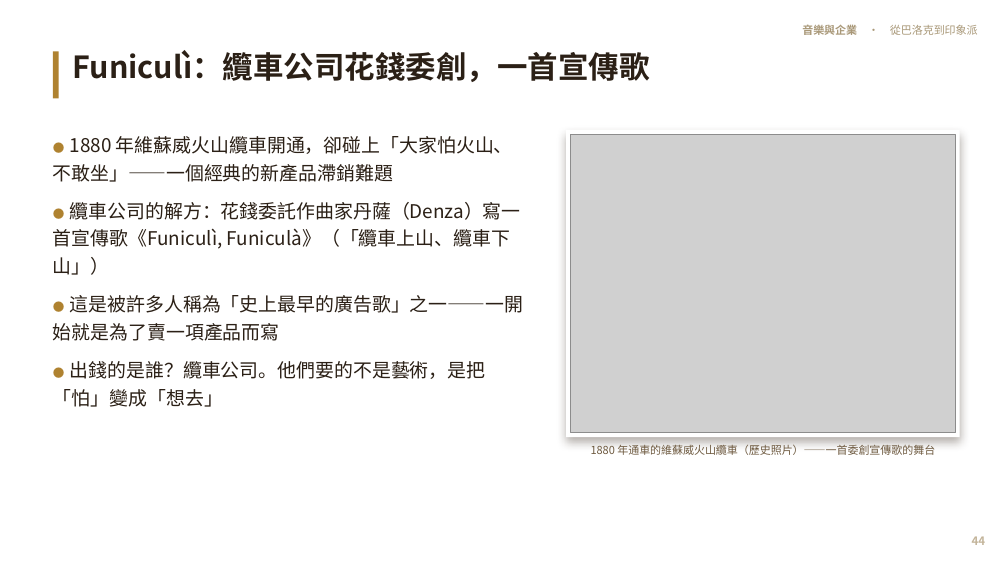
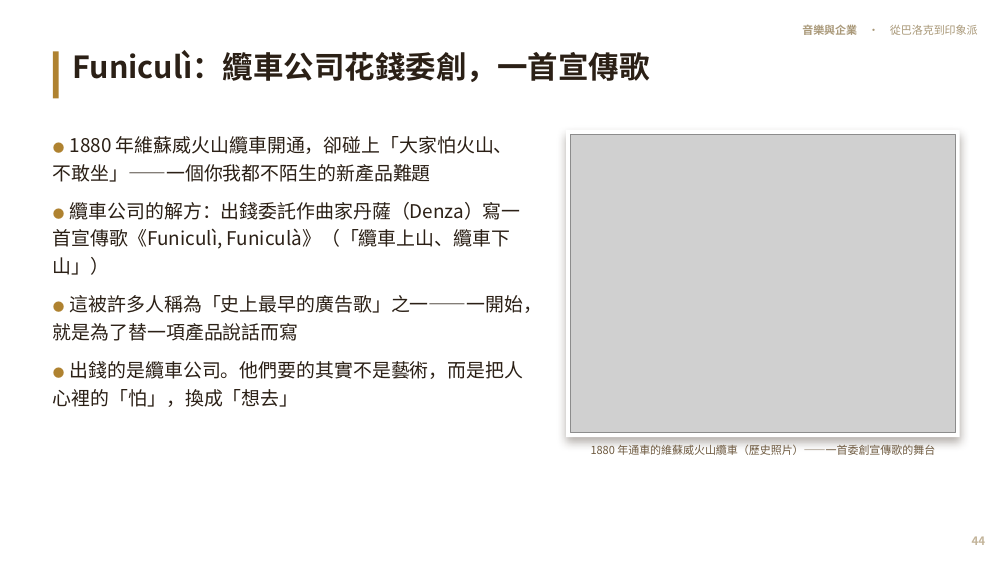
Before and after one commit to kblab2024/music-business-lecture, a slide deck: slide 44 of docs/downloads/音樂與企業-投影片.pptx. Drawn at 1008x567 pixels with LibreOffice and Linux fonts; fonts in the diff are those of the drawing; grey boxes stand for pictures. Boxes give left, top, right and bottom in pixels: in the first picture for what was removed or moved away, otherwise in the second. Text is boxed around its words. In the diff, an @@ line names an element or a change of style, - is before the commit and + after.

```diff
--- a/docs/downloads/音樂與企業-投影片.pptx
+++ b/docs/downloads/音樂與企業-投影片.pptx
@@ text at [53, 136, 543, 407]: text changed @@
-● 1880 年維蘇威火山纜車開通，卻碰上「大家怕火山、不敢坐」——一個經典的新產品滯銷難題
-● 纜車公司的解方：花錢委託作曲家丹薩（Denza）寫一首宣傳歌《Funiculì, Funiculà》（「纜車上山、纜車下山」）
-● 這是被許多人稱為「史上最早的廣告歌」之一——一開始就是為了賣一項產品而寫
-● 出錢的是誰？纜車公司。他們要的不是藝術，是把「怕」變成「想去」
+● 1880 年維蘇威火山纜車開通，卻碰上「大家怕火山、不敢坐」——一個你我都不陌生的新產品難題
+● 纜車公司的解方：出錢委託作曲家丹薩（Denza）寫一首宣傳歌《Funiculì, Funiculà》（「纜車上山、纜車下山」）
+● 這被許多人稱為「史上最早的廣告歌」之一——一開始，就是為了替一項產品說話而寫
+● 出錢的是纜車公司。他們要的其實不是藝術，而是把人心裡的「怕」，換成「想去」
```
Also in this commit, not shown: 54 other slides changed, 7 other files.
